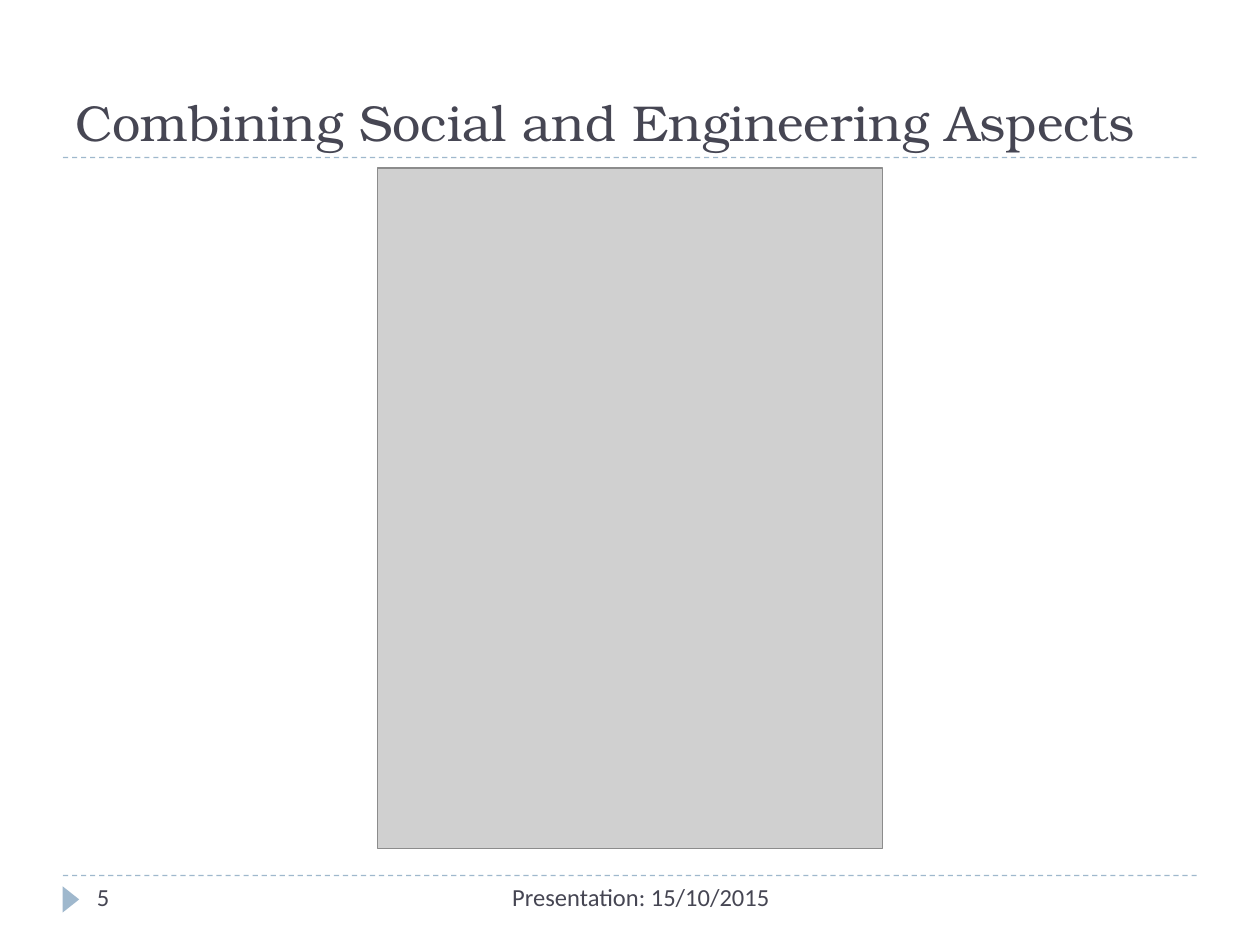
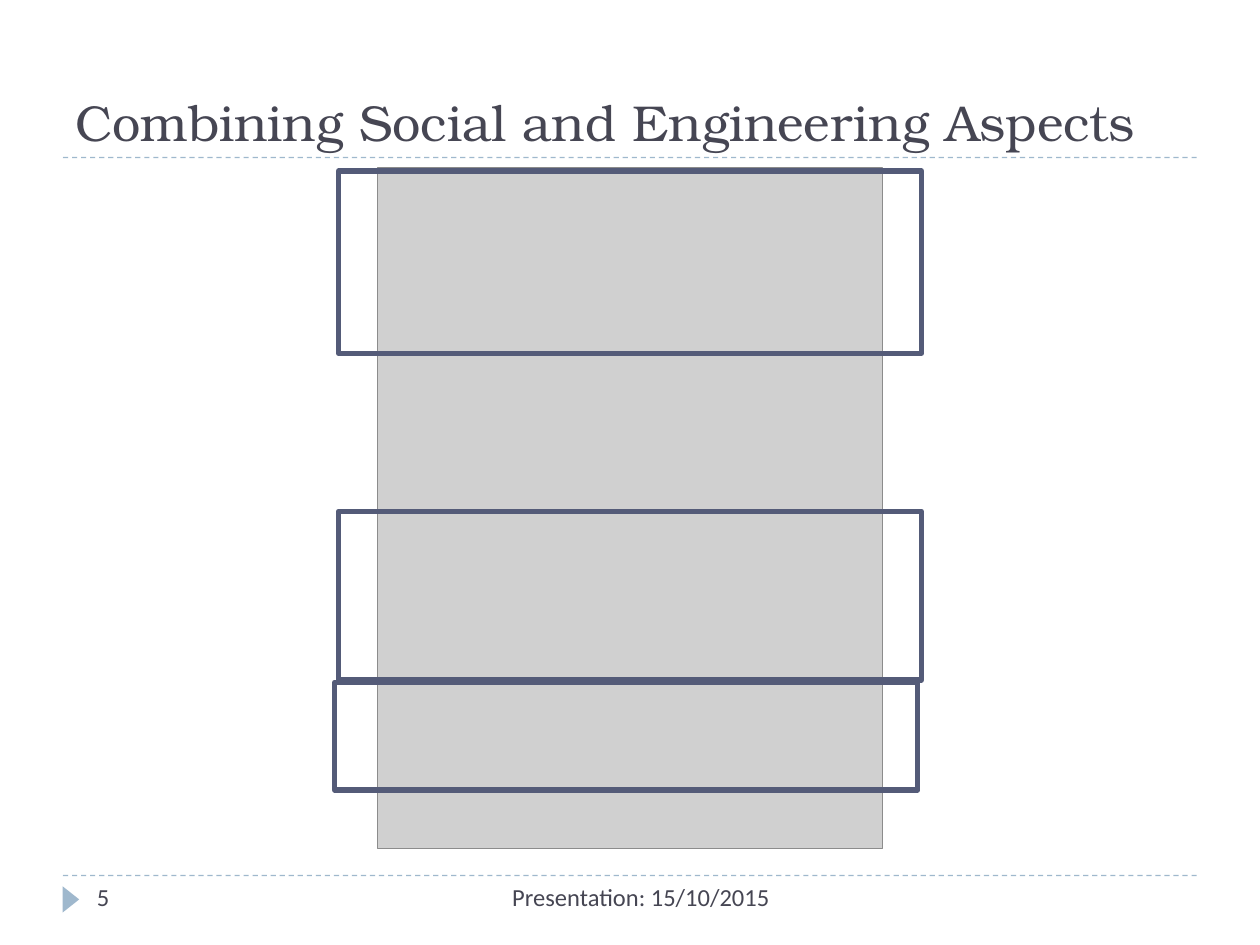
Before and after one commit to Christos-Papoulas/master_thesis, a slide deck: slide 5 of presentation/presentation.pptx. Drawn at 1260x945 pixels with LibreOffice and Linux fonts; fonts in the diff are those of the drawing; grey boxes stand for pictures. Boxes give left, top, right and bottom in pixels: in the first picture for what was removed or moved away, otherwise in the second. Text is boxed around its words. In the diff, an @@ line names an element or a change of style, - is before the commit and + after.

```diff
--- a/presentation/presentation.pptx
+++ b/presentation/presentation.pptx
@@ rectangle added at (339,171,922,354), outline #545C79 3 pt @@
@@ rectangle added at (339,512,922,680), outline #545C79 3 pt @@
@@ rectangle added at (335,682,919,790), outline #545C79 3 pt @@
```
Also in this commit, not shown: 4 other slides changed, 2 other files.
